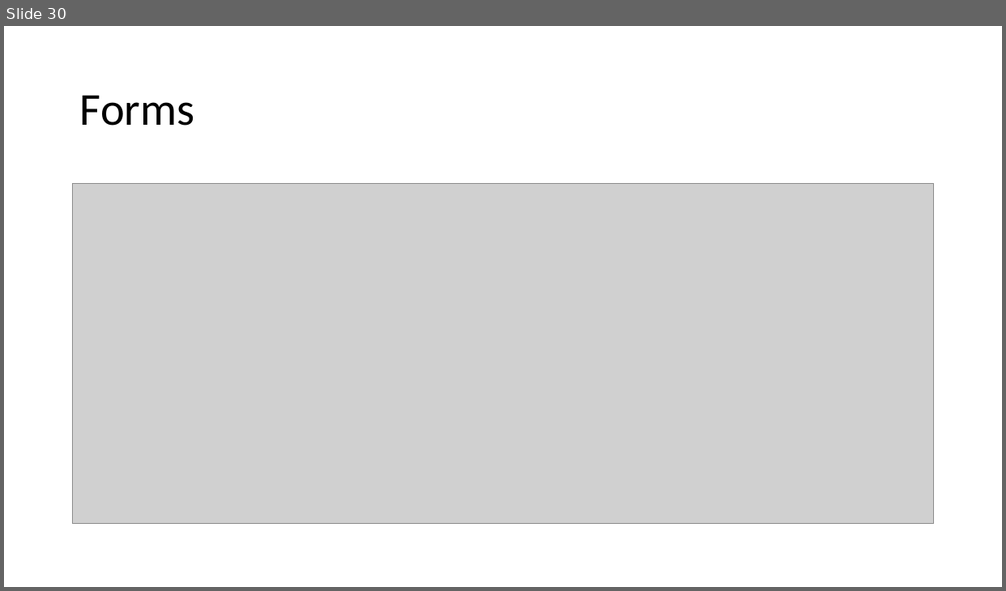
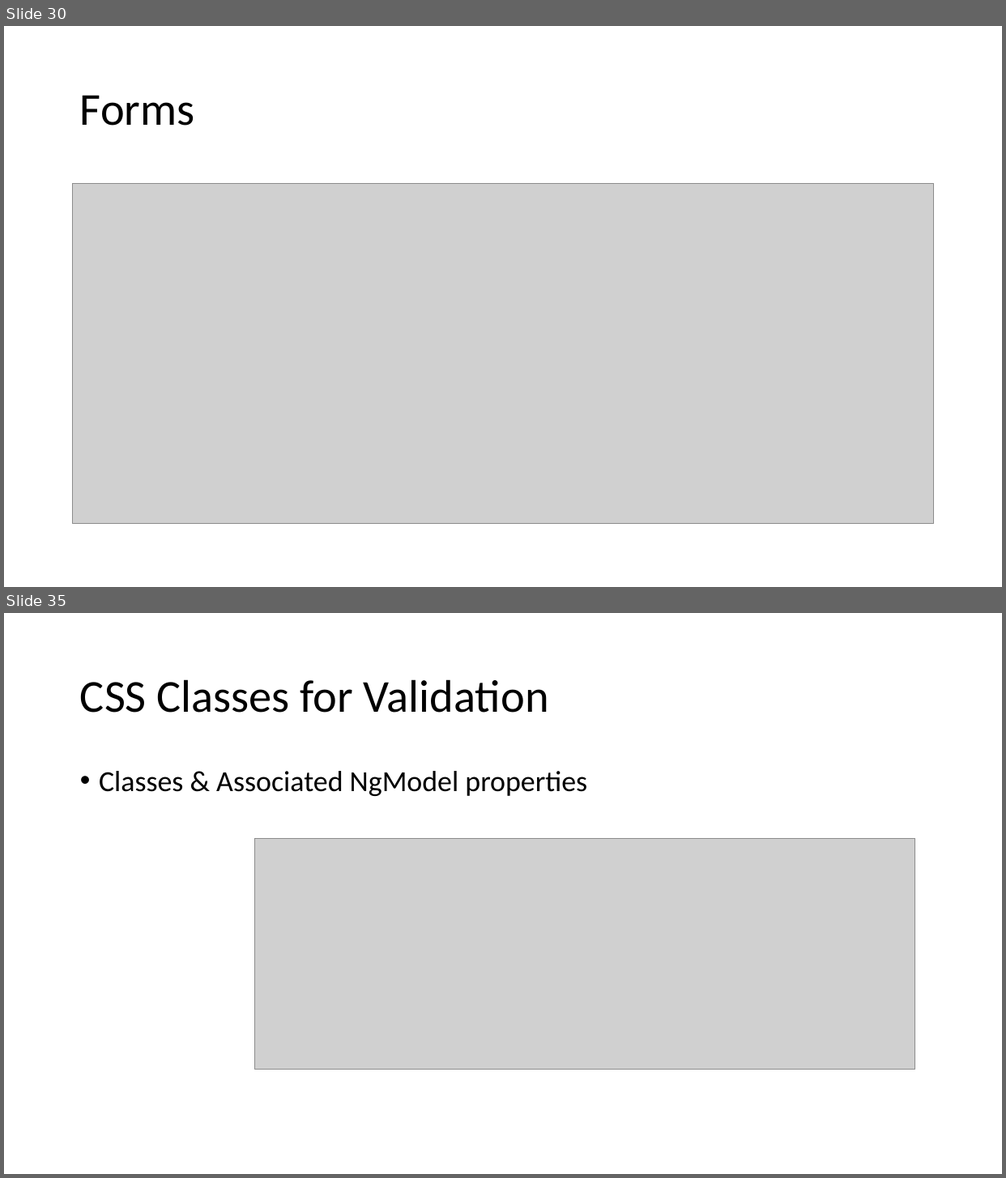
Before and after one commit to sitaramgarlapati/angularDemo, a slide deck: slides/Ang Sessions.pptx. Shown one above the other, each under a label of ours: slide 30 before the commit, slides 30 and 35 after it; the slides between them are not shown. The pictures are 1006x591 and 1006x1178 pixels, drawn with LibreOffice and Linux fonts; fonts in the diff are those of the drawing; grey boxes stand for pictures. Boxes give left, top, right and bottom in pixels: in the first picture for what was removed or moved away, otherwise in the second. Text is boxed around its words. In the diff, an @@ line names an element or a change of style, - is before the commit and + after.

```diff
--- a/slides/Ang Sessions.pptx
+++ b/slides/Ang Sessions.pptx
@@ slide 35 added at (x1=4, y1=613, x2=1002, y2=1174), background #FFFFFF @@
@@ title added at (x1=80, y1=679, x2=549, y2=713), 44 pt, text #000000 @@
+CSS Classes for Validation
@@ text added at (x1=99, y1=771, x2=587, y2=796), 28 pt, text #000000 @@
+• Classes & Associated NgModel properties
@@ picture added at (x1=255, y1=838, x2=914, y2=1069) @@
```
Also in this commit, not shown: 6 slides changed, 4 other slides added, 10 other files.
